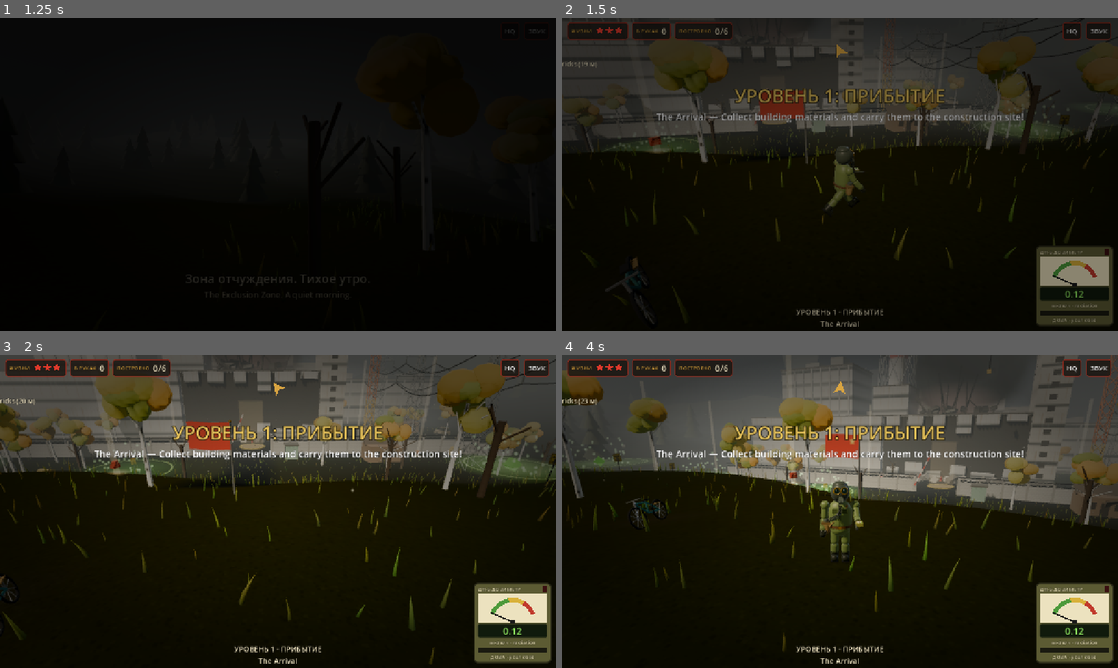
Above: before the commit, frames 1-4 (two rows, left to right).
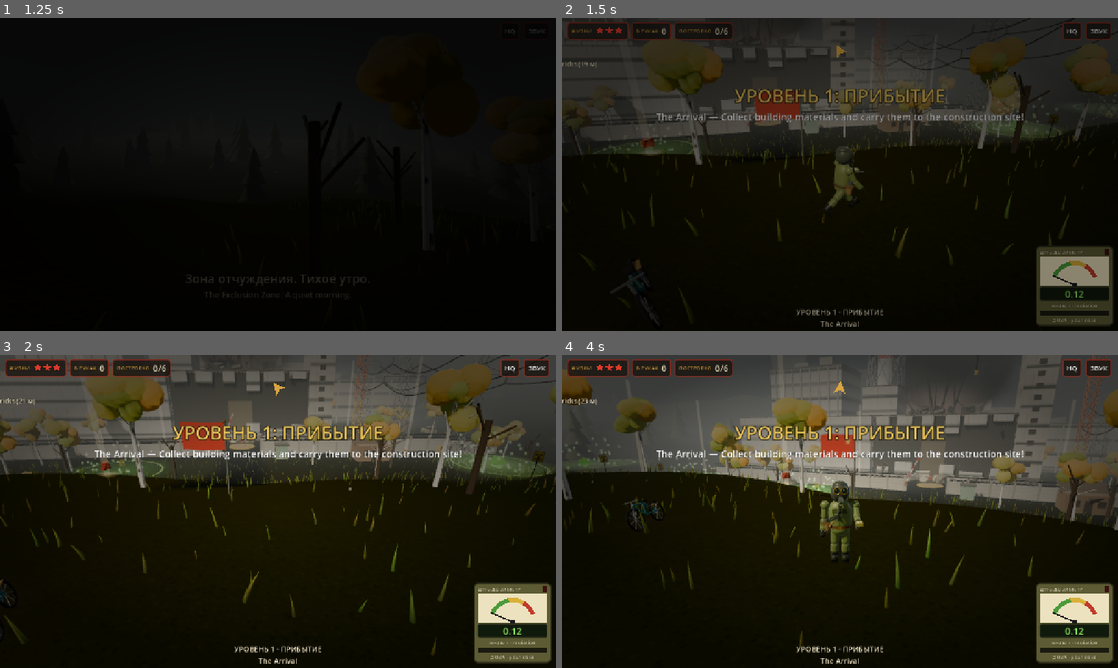
Above: after the commit, the same moments.

Repository: joshuamrumack-collab/chernobyl
Game: Godot game, scene res://main.tscn
Two runs of this game, one before a commit and one after it. Both use one fixed random seed, a clock stepped at 60 frames per second and the inputs below.
Inputs (mouse positions are in pixels of both pictures, inside the frame that each line leads up to):
- Up to frame 1 (1.25 s): click "ИГРАТЬ · PLAY" at 0.5 s
- Up to frame 2 (1.5 s): tap Enter at 1.25 s; move the mouse to (962, 158) at 1.27 s; hold D from 1.28 s (still down); tap Q at 1.35 s; click (962, 158) at 1.42 s
- Up to frame 3 (2 s): keep holding D; tap Space at 1.52 s; tap E at 1.55 s
- Up to frame 4 (4 s): release D at 2 s; drag from (728, 527) to (812, 574) at 2.02 s; move the mouse to (895, 442) at 2.77 s; hold D 2.78-3.5 s; tap Q at 2.85 s; click (895, 442) at 2.92 s; tap E at 3.05 s; drag from (812, 574) to (673, 464) at 3.52 s

Frame 1 is identical in both runs. In frame 2, 5.0% of the frame differs, in the area x 0-100%, y 0-98%; in frame 3, 12%, in the area x 0-100%, y 0-99%; in frame 4, 11%.

Commit message:
Camera follows Oleg automatically, no mouse needed
While walking forward or sideways the camera eases round behind Oleg.
It never swings round when walking backwards, and pauses for two seconds
after manual camera input (mouse drag, touch drag, Q/E). Pitch drifts
back to the default view.

Co-Authored-By: Claude Opus 5.5 <noreply@anthropic.com>
Claude-Session: https://claude.ai/code/session_01XEtRVzdHMbswbxgEBiQdt5

Diff:
--- a/scripts/main.gd
+++ b/scripts/main.gd
@@ -125,6 +125,7 @@
 var cam_dist := 10.0
 var dragging := false
 var photo := false
+var manual_cam := 0.0
 var photo_t := 0.0
 var P := {"x": 0.0, "z": 0.0, "y": 0.0, "face": PI, "walk": 0.0, "inv": 0.0, "carry": 0, "dose": 0.0, "cp": Vector2.ZERO, "moving": false, "cheer": 0.0}
 
@@ -1315,10 +1316,10 @@
 		elif event.button_index == MOUSE_BUTTON_WHEEL_DOWN and event.pressed:
 			cam_dist = clampf(cam_dist + 0.8, 6, 18)
 	elif event is InputEventMouseMotion and dragging:
-		cam_yaw -= event.relative.x * 0.006
+		cam_yaw -= event.relative.x * 0.006; manual_cam = 2.0
 		cam_pitch = clampf(cam_pitch + event.relative.y * 0.004, 0.15, 1.2)
 	elif event is InputEventScreenDrag:
-		cam_yaw -= event.relative.x * 0.006
+		cam_yaw -= event.relative.x * 0.006; manual_cam = 2.0
 
 func key(k: Key) -> bool:
 	return Input.is_physical_key_pressed(k)
@@ -1386,8 +1387,9 @@
 		play_t += delta
 		var ix = (1.0 if key(KEY_D) or key(KEY_RIGHT) else 0.0) - (1.0 if key(KEY_A) or key(KEY_LEFT) else 0.0)
 		var iz = (1.0 if key(KEY_W) or key(KEY_UP) else 0.0) - (1.0 if key(KEY_S) or key(KEY_DOWN) else 0.0)
-		if key(KEY_Q): cam_yaw += 2.0 * delta
-		if key(KEY_E): cam_yaw -= 2.0 * delta
+		if key(KEY_Q): cam_yaw += 2.0 * delta; manual_cam = 2.0
+		if key(KEY_E): cam_yaw -= 2.0 * delta; manual_cam = 2.0
+		manual_cam = maxf(0.0, manual_cam - delta)
 		var mx = fx * iz + rx * ix; var mz = fz * iz + rz * ix; var ml = Vector2(mx, mz).length()
 		if ml > 1.0:
 			mx /= ml; mz /= ml
@@ -1397,6 +1399,13 @@
 			P.x += mx * sp * delta; P.z += mz * sp * delta
 			var d = atan2(mx, mz) - P.face; d = atan2(sin(d), cos(d)); P.face += d * minf(1.0, 12.0 * delta)
 			P.walk += delta * (11.0 if run else 7.5)
+			# camera follows behind Oleg (no mouse needed); never swings round when walking backwards
+			if manual_cam <= 0.0 and iz > -0.1:
+				var dy = (P.face + PI) - cam_yaw; dy = atan2(sin(dy), cos(dy))
+				var rate = (0.9 + 0.9 * maxf(0.0, iz)) * (1.25 if run else 1.0)
+				cam_yaw += dy * minf(1.0, rate * delta)
+		if manual_cam <= 0.0:
+			cam_pitch = lerpf(cam_pitch, 0.42, minf(1.0, 0.8 * delta))
 		collide(); P.y = h(P.x, P.z)
 		if P.inv > 0: P.inv -= delta
 		anim_oleg(delta, minf(1.0, ml) if P.moving else 0.0)
